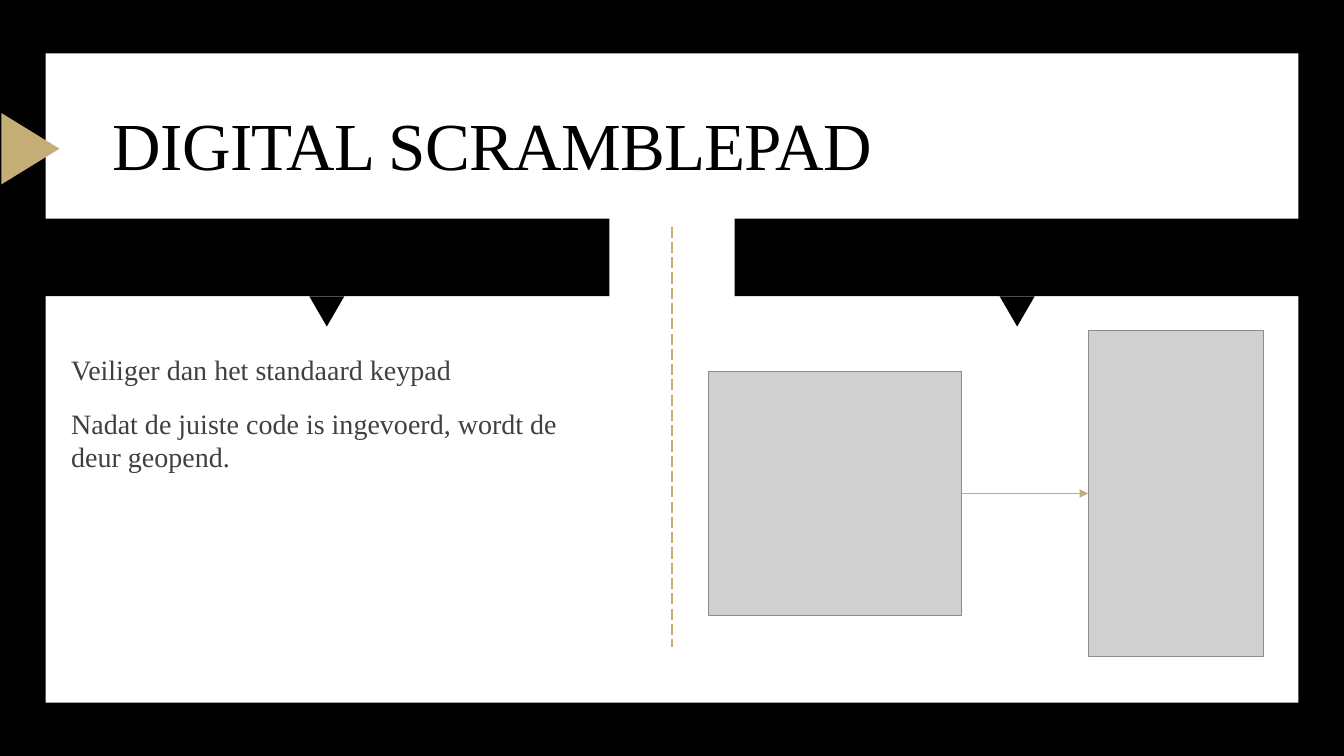
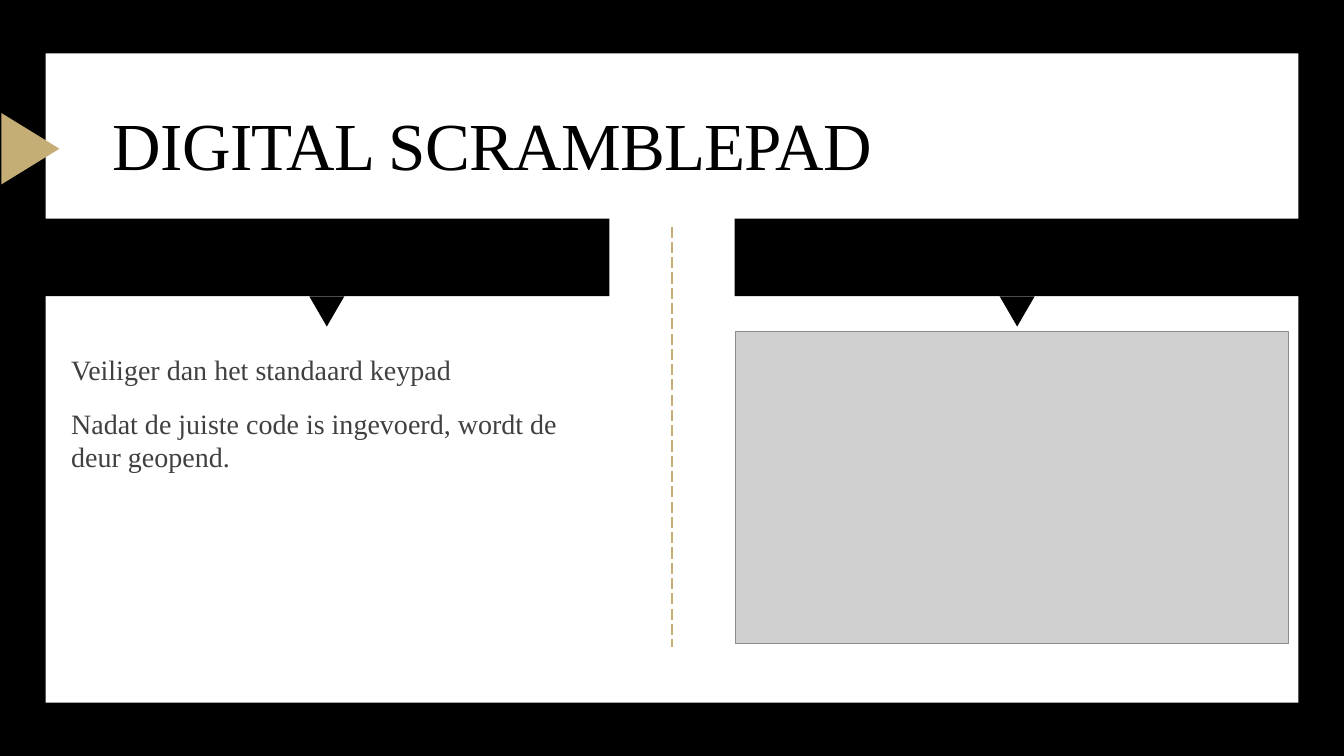
Before and after one commit to CruZxPog/GIP, a slide deck: slide 3 of Gip verslag & powerpoint/GIP_PWP.pptx. Drawn at 1344x756 pixels with LibreOffice and Linux fonts; fonts in the diff are those of the drawing; grey boxes stand for pictures. Boxes give left, top, right and bottom in pixels: in the first picture for what was removed or moved away, otherwise in the second. Text is boxed around its words. In the diff, an @@ line names an element or a change of style, - is before the commit and + after.

```diff
--- a/Gip verslag & powerpoint/GIP_PWP.pptx
+++ b/Gip verslag & powerpoint/GIP_PWP.pptx
@@ picture added at (x1=735, y1=332, x2=1289, y2=643) @@
@@ picture removed at (x1=1088, y1=331, x2=1263, y2=656) @@
@@ picture removed at (x1=709, y1=371, x2=962, y2=615) @@
@@ arrow removed from (962, 494) to (1088, 494) @@
```
Also in this commit, not shown: 1 other slide changed, 1 slide removed.
